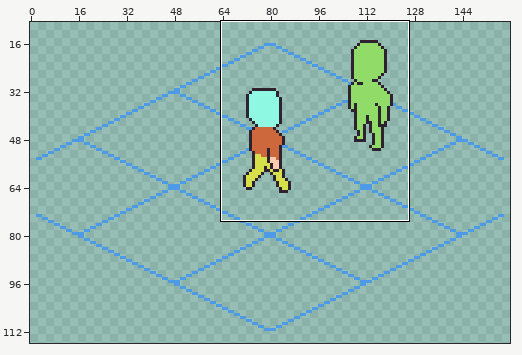
Pixel-art file: Assets/Sprites/Units/Composite/base_unit.aseprite. The first picture is a wide view before the edit; the outline marks the close-up.
Close-up. First the earlier version:
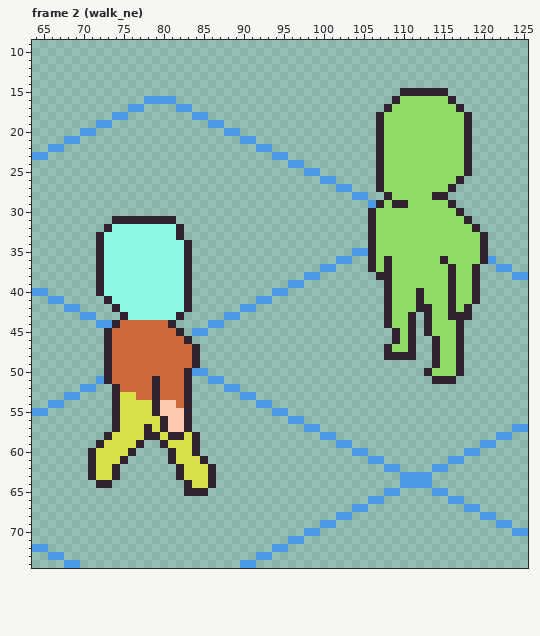
160x128 pixels, 19 frames. Shown: frame 2 (walk_ne): x 64..125, y 9..74. The wide view leaves out empty margins. The commit also changed other frames or places, which this record leaves out.
After the commit:
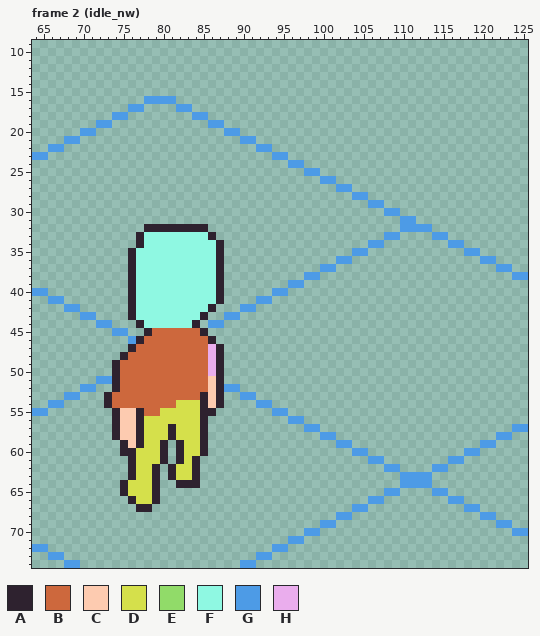
Palette (. is transparent): A #2e222f  B #cd683d  C #fdcbb0  D #d5e04b  E #91db69  F #8ff8e2  G #4d9be6  H #eaaded
Difference:
layer "dummy" now hidden
--- frame 2 (idle_nw)
@@ x 64..125 @@
 14 ..............................................................
-15 ..............................................AAAAAA..........
-16 ..............GGGG...........................AEEEEEEA.........
-17 ............GG....GG........................AEEEEEEEEA........
-18 ..........GG........GG.....................AEEEEEEEEEEA.......
-19 ........GG............GG...................AEEEEEEEEEEA.......
-20 ......GG................GG.................AEEEEEEEEEEA.......
-21 ....GG....................GG...............AEEEEEEEEEEA.......
-22 ..GG........................GG.............AEEEEEEEEEEA.......
-23 GG............................GG...........AEEEEEEEEEEA.......
-24 ................................GG.........AEEEEEEEEEEA.......
-25 ..................................GG.......AEEEEEEEEEEA.......
-26 ....................................GG.....AEEEEEEEEEA........
-27 ......................................GG...AEEEEEEEEA.........
-28 ........................................GG..AEEEEEAA..........
-29 ..........................................GAEAAEEEEEA.........
-30 ..........................................AEEEEEEEEEEA........
-31 ..........AAAAAAAA........................AEEEEEEEEEEEA.......
-32 .........AFFFFFFFFA.......................AEEEEEEEEEEEEA......
-33 ........AFFFFFFFFFA.......................AEEEEEEEEEEEEEA.....
-34 ........AFFFFFFFFFFA......................AEEEEEEEEEEEEEA.....
-35 ........AFFFFFFFFFFA....................GGAEEEEEEEEEEEEEA.....
-36 ........AFFFFFFFFFFA..................GG..AEAEEEEEEAEEEEAG....
-37 ........AFFFFFFFFFFA................GG....AEAEEEEEEEAEEA..GG..
-38 ........AFFFFFFFFFFA..............GG.......AAEEEEEEEAEEA....GG
-39 ........AFFFFFFFFFFA............GG..........AEEEEEEEAEEA......
-40 GG......AFFFFFFFFFFA..........GG............AEEEAEEEAEEA......
-41 ..GG.....AFFFFFFFFFA........GG..............AEEEAEEEAEEA......
-42 ....GG....AFFFFFFFFA......GG................AEEEAAEEAEA.......
-43 ......GG...AFFFFFFA.....GG..................AEEA.AEEAAA.......
-44 ........GGABBBBBBA....GG....................AEEA.AEEEA........
-45 .........ABBBBBBBBA.GG.......................AEA.AEEEA........
-46 .........ABBBBBBBBBA.........................AEA..AEEA........
-47 .........ABBBBBBBBBBA.......................AEEA..AEEA........
-48 .........ABBBBBBBBBBA.......................AAAA..AEEA........
-49 .........ABBBBBBBBBBA.............................AEEA........
-50 .........ABBBBBBBBBAGG...........................AEEEA........
-51 ........GABBBBBABBBA..GG..........................AAA.........
-52 ......GG..ABBBBABBBA....GG....................................
-53 ....GG....ADDBBABBBA......GG..................................
-54 ..GG......ADDDDACCBA........GG................................
-55 GG........ADDDDACCCA..........GG..............................
-56 ..........ADDDDDACCA............GG............................
-57 ..........ADDDADACCA..............GG........................GG
-58 .........ADDDDAADAADA...............GG....................GG..
-59 ........ADDDDA..ADDDA.................GG................GG....
-60 .......ADDDDA....ADDA...................GG............GG......
-61 .......ADDDA.....ADDDA....................GG........GG........
-62 .......ADDA.......ADDDA.....................GG....GG..........
-63 .......ADDA.......ADDDA.......................GGGG............
-64 ........AA.........ADDA.......................GGGG............
-65 ...................AAA......................GG....GG..........
-66 ..........................................GG........GG........
-67 ........................................GG............GG......
+15 ..............................................................
+16 ..............GGGG............................................
+17 ............GG....GG..........................................
+18 ..........GG........GG........................................
+19 ........GG............GG......................................
+20 ......GG................GG....................................
+21 ....GG....................GG..................................
+22 ..GG........................GG................................
+23 GG............................GG..............................
+24 ................................GG............................
+25 ..................................GG..........................
+26 ....................................GG........................
+27 ......................................GG......................
+28 ........................................GG....................
+29 ..........................................GG..................
+30 ............................................GG................
+31 ..............................................GG..............
+32 ..............AAAAAAAA........................GGGG............
+33 .............AFFFFFFFFA.....................GG....GG..........
+34 .............AFFFFFFFFFA..................GG........GG........
+35 ............AFFFFFFFFFFA................GG............GG......
+36 ............AFFFFFFFFFFA..............GG................GG....
+37 ............AFFFFFFFFFFA............GG....................GG..
+38 ............AFFFFFFFFFFA..........GG........................GG
+39 ............AFFFFFFFFFFA........GG............................
+40 GG..........AFFFFFFFFFFA......GG..............................
+41 ..GG........AFFFFFFFFFFA....GG................................
+42 ....GG......AFFFFFFFFFA...GG..................................
+43 ......GG....AFFFFFFFFA..GG....................................
+44 ........GG...AFFFFFFA.GG......................................
+45 ..........GG..ABBBBBBA........................................
+46 ............GABBBBBBBBA.......................................
+47 ............ABBBBBBBBBHA......................................
+48 ...........ABBBBBBBBBBHA......................................
+49 ..........ABBBBBBBBBBBHA......................................
+50 ..........ABBBBBBBBBBBHA......................................
+51 ........GGABBBBBBBBBBBCA......................................
+52 ......GG..ABBBBBBBBBBBCAGG....................................
+53 ....GG...ABBBBBBBBBBBACA..GG..................................
+54 ..GG.....ABBBBBBBBDDDACA....GG................................
+55 GG........ACCABBDDDDDAA.......GG..............................
+56 ..........ACCADDDDDDDA..........GG............................
+57 ..........ACCADDDADDDA............GG........................GG
+58 ..........ACCADDDADDDA..............GG....................GG..
+59 ...........ACADDA.ADDA................GG................GG....
+60 ...........AADDDA.ADDA..................GG............GG......
+61 ............ADDDA.ADA.....................GG........GG........
+62 ............ADDA.ADDA.......................GG....GG..........
+63 ............ADDA.ADDA.........................GGGG............
+64 ...........ADDDA..AAA.........................GGGG............
+65 ...........ADDDA............................GG....GG..........
+66 ............ADDA..........................GG........GG........
+67 .............AA.........................GG............GG......
 68 ......................................GG................GG....
Pixel boxes of the changes (left, top, right, bottom) in both close-ups:
changed: (368, 88, 488, 384)
changed: (88, 216, 224, 512)
